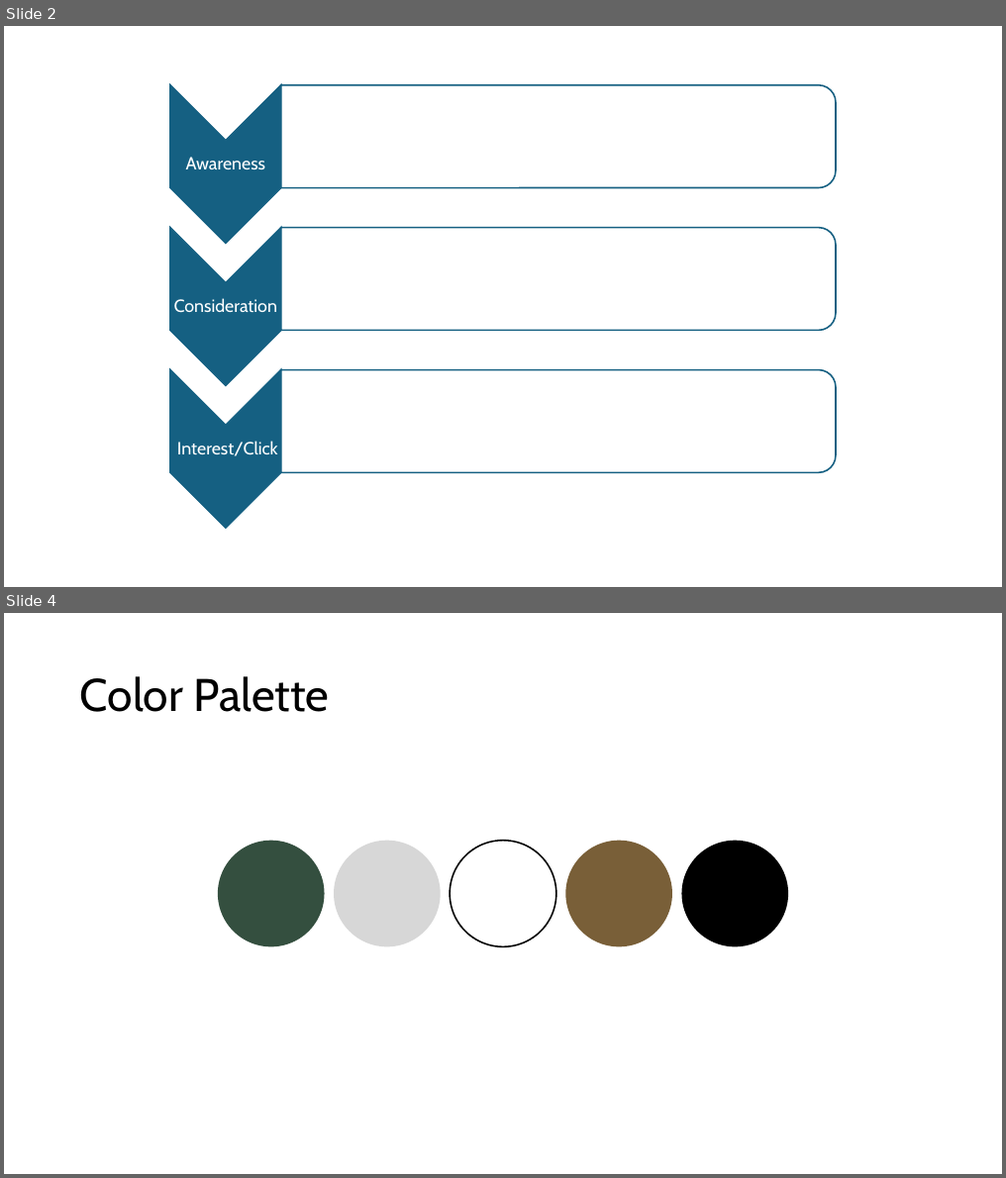
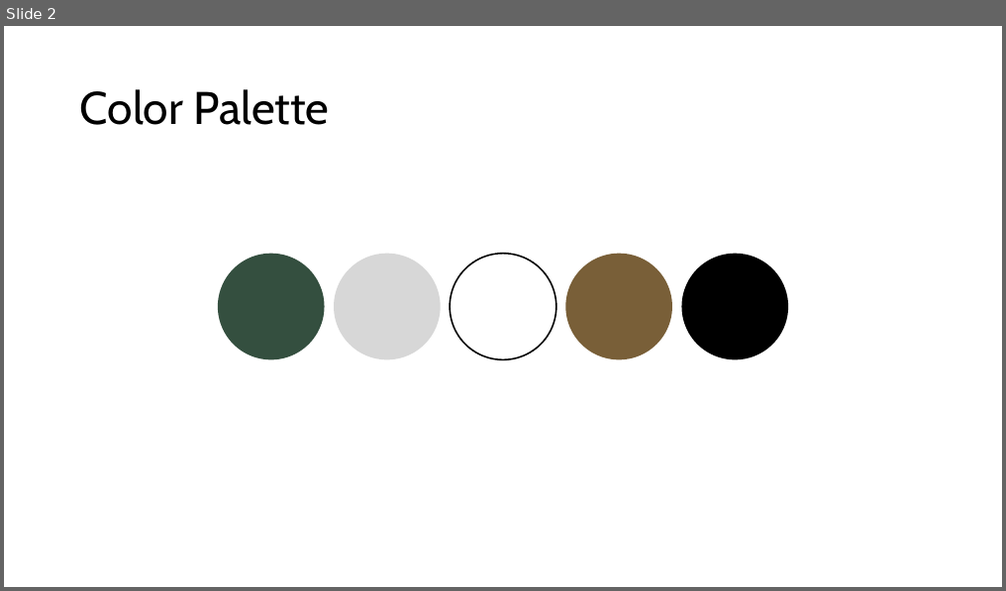
Before and after one commit to lydiareiter/fh-creative-portfolio, a slide deck: zwischenpräsentation.pptx. Shown one above the other, each under a label of ours: slides 2 and 4 before the commit, slide 2 after it; the slides between them are not shown. The pictures are 1006x1178 and 1006x591 pixels, drawn with LibreOffice and Linux fonts; fonts in the diff are those of the drawing. Boxes give left, top, right and bottom in pixels: in the first picture for what was removed or moved away, otherwise in the second. Text is boxed around its words. In the diff, an @@ line names an element or a change of style, - is before the commit and + after.

```diff
--- a/zwischenpräsentation.pptx
+++ b/zwischenpräsentation.pptx
@@ slide 2 removed at box(4, 26, 1002, 587), background #FFFFFF @@
@@ group removed at box(170, 85, 836, 528): 3 chevrons, 3 texts, 3 round same rects @@
-Awareness
-Consideration
-Interest/Click
@@ what was slide 4 is now slide 2 @@
```
Also in this commit, not shown: 1 slide added, 2 other slides removed, 1 other file.
